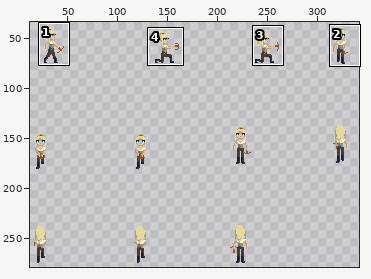
File history of a sprite sheet, Assets/Sprites/Rue/Done anims/Bow/Crossbow_Shoot_sprite-Sheet.png. Above, an overview of the earlier version with the close-up marked.
Close-up. As it was:
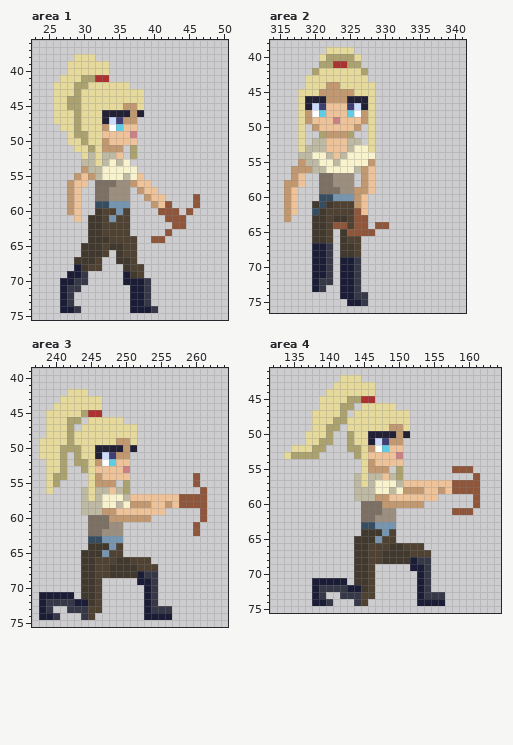
The file is 400x300 pixels. Shown: area 1: x 23..50, y 36..75; area 2: x 314..341, y 38..76; area 3: x 237..264, y 39..75; area 4: x 132..164, y 41..75. The wide view leaves out empty margins. The commit also changed other parts of the picture, which this record leaves out.
The result:
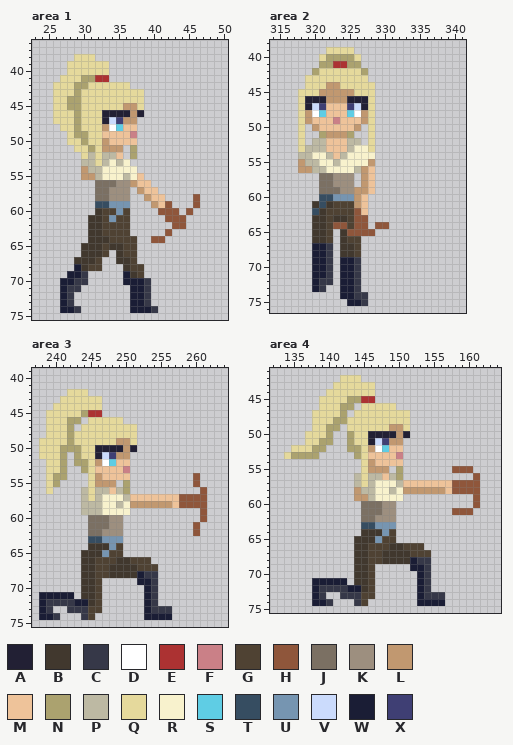
Palette (. is transparent): A #222034  B #41382e  C #363848  D #ffffff  E #ac3232  F #ca8087  G #4f4233  H #8f563b  J #7b7063  K #9d8f7f  L #c19870  M #eec39a  N #aba26f  P #bdb9a3  Q #e5d99c  R #f8f2cd  S #5fcde4  T #364d61  U #7695b1  V #cbdbfc  W #1a1d35  X #3f3f74
The edit:
Area 1:
y 55: x 29..30 LM -> .L
y 56: x 28..30 LMM -> ...
y 57..60: x 28..29 LM -> ..
y 61: x 29 M -> .
Area 2:
y 56: x 317 L -> .
y 57: x 317..318 LM -> ..
y 58: x 316..318 LLM -> ...
y 59..62: x 316..317 LM -> ..
y 63: x 316 L -> .
Area 3:
y 58: x 254..255 MM -> LL
y 59: x 247..255 LLMMMMMMM -> RRRR.....
y 60: x 248..253 LLLLLL -> KK....
Area 4:
y 58: x 144 P -> L; x 154..155 MM -> LL
y 59: x 144..145 PP -> LL; x 147..155 LLMMMMMMM -> RRRR.....
y 60: x 148..153 LLLLLL -> KK....
Changed places in both close-ups, as pixel boxes (x1, y1, x2, y2):
changed: (67, 173, 88, 222)
erased: (284, 166, 305, 222)
changed: (102, 501, 165, 522)
changed: (354, 487, 438, 508)
